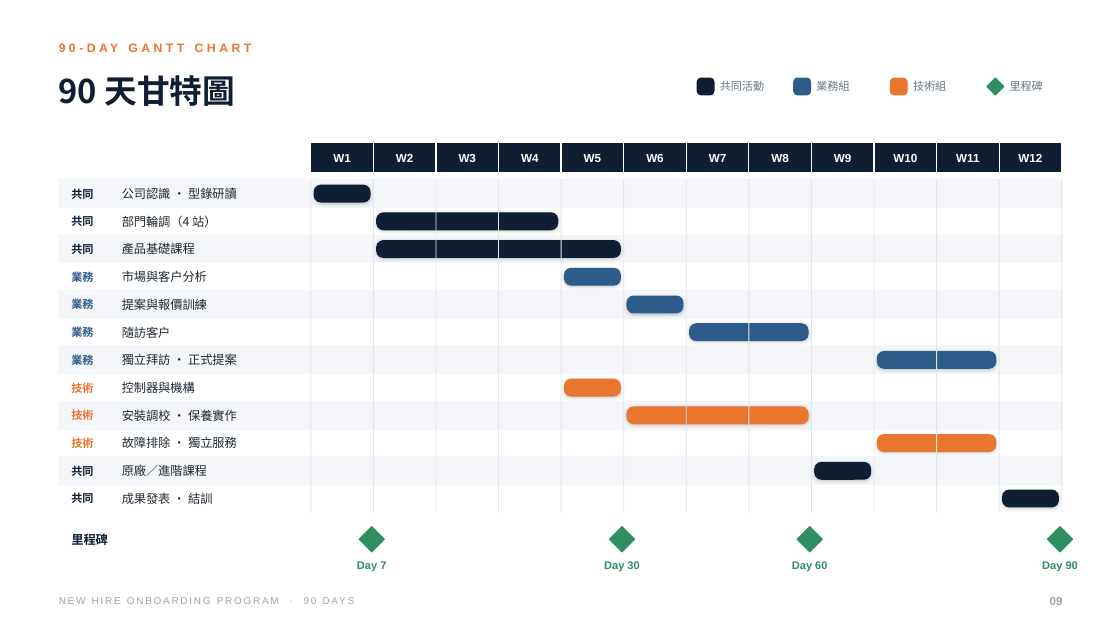
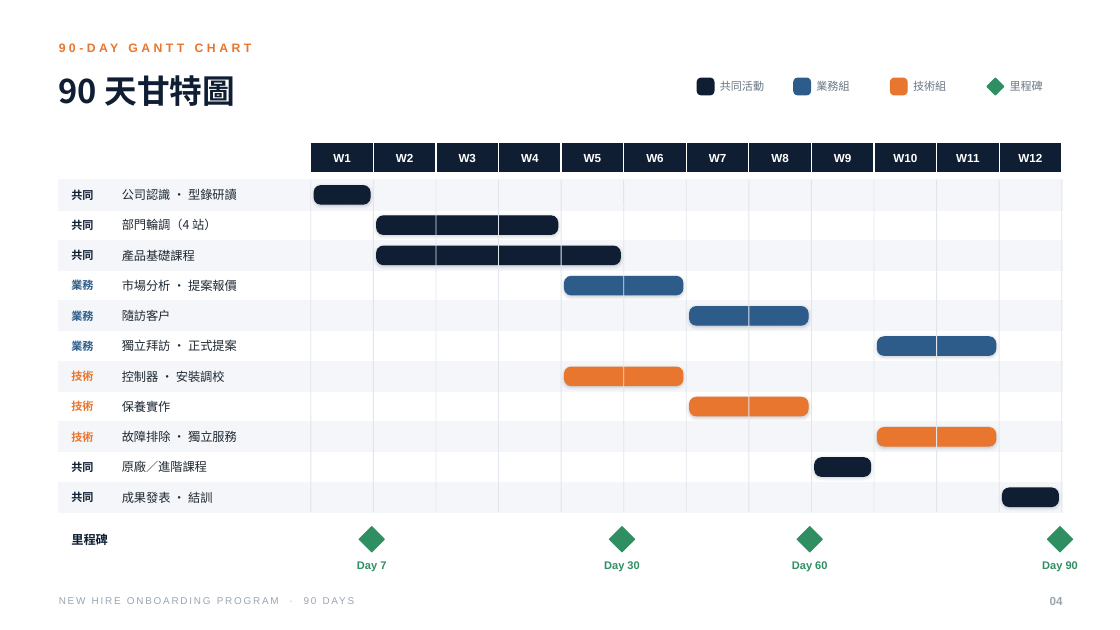
Before and after one commit to KiyotaJesse/apex-public-data, a slide deck: slide 5 of 新人90天教育訓練計畫.pptx (slide 10 before the commit). Drawn at 1120x630 pixels with LibreOffice and Linux fonts; fonts in the diff are those of the drawing. Boxes give left, top, right and bottom in pixels: in the first picture for what was removed or moved away, otherwise in the second. Text is boxed around its words. In the diff, an @@ line names an element or a change of style, - is before the commit and + after.

```diff
--- a/新人90天教育訓練計畫.pptx
+++ b/新人90天教育訓練計畫.pptx
@@ text "共同": place and size @@
-text "共同" at [71, 215, 93, 226]
+text "共同" at [71, 219, 93, 230]
@@ 2 texts, 2 rounded rectangles, 1 rectangle: place and size @@
-2 texts, 2 rounded rectangles, 1 rectangle at [59, 213, 1063, 263]
+2 texts, 2 rounded rectangles, 1 rectangle at [59, 216, 1063, 271]
@@ text at [122, 279, 237, 291]: text changed @@
-市場與客戶分析
+市場分析 ・ 提案報價
@@ text removed at [122, 299, 207, 310] @@
-提案與報價訓練
@@ rounded rectangle: place and size @@
-rounded rectangle at [565, 268, 621, 285]
+rounded rectangle at [565, 276, 683, 295]
@@ rounded rectangle removed at [627, 296, 683, 313] @@
@@ 2 texts, 1 rectangle: place and size @@
-2 texts, 1 rectangle at [59, 269, 1063, 318]
+2 texts, 1 rectangle at [59, 278, 1063, 331]
@@ 3 texts, 2 rounded rectangles: place and size @@
-3 texts, 2 rounded rectangles at [71, 323, 996, 393]
+3 texts, 2 rounded rectangles at [71, 307, 996, 381]
@@ text "業務": place and size @@
-text "業務" at [71, 325, 93, 340]
+text "業務" at [71, 339, 93, 354]
@@ text removed at [71, 352, 93, 367] @@
-業務
@@ rectangle: place and size @@
-rectangle at [59, 346, 1063, 374]
+rectangle at [59, 361, 1063, 392]
@@ text at [122, 371, 225, 382]: text changed @@
-控制器與機構
+控制器 ・ 安裝調校
@@ proportions changed in 11 elements at [314, 186, 371, 204], [1003, 488, 1060, 507], [377, 216, 558, 234], [815, 458, 871, 476], [377, 246, 621, 265], [878, 428, 996, 446], [878, 337, 996, 355], [690, 307, 808, 325], [690, 397, 808, 416], [565, 276, 683, 295], [565, 367, 683, 386] @@
@@ rounded rectangle: place and size @@
-rounded rectangle at [565, 379, 621, 396]
+rounded rectangle at [565, 367, 683, 386]
@@ text "技術": place and size @@
-text "技術" at [71, 409, 93, 420]
+text "技術" at [71, 400, 93, 411]
@@ text at [122, 400, 171, 412]: text changed @@
-安裝調校 ・ 保養實作
+保養實作
@@ rounded rectangle: place and size @@
-rounded rectangle at [627, 407, 807, 423]
+rounded rectangle at [690, 397, 808, 416]
@@ rectangle: place and size @@
-rectangle at [59, 402, 1063, 429]
+rectangle at [59, 422, 1063, 452]
@@ 4 texts, 2 rounded rectangles: place and size @@
-4 texts, 2 rounded rectangles at [71, 434, 996, 479]
+4 texts, 2 rounded rectangles at [71, 428, 996, 476]
@@ rectangle: place and size @@
-rectangle at [59, 457, 1063, 485]
+rectangle at [59, 482, 1063, 513]
@@ text at [1050, 597, 1063, 605]: text changed @@
-09
+04
```
Also in this commit, not shown: 5 other slides changed, 1 slide added, 14 slides removed.
